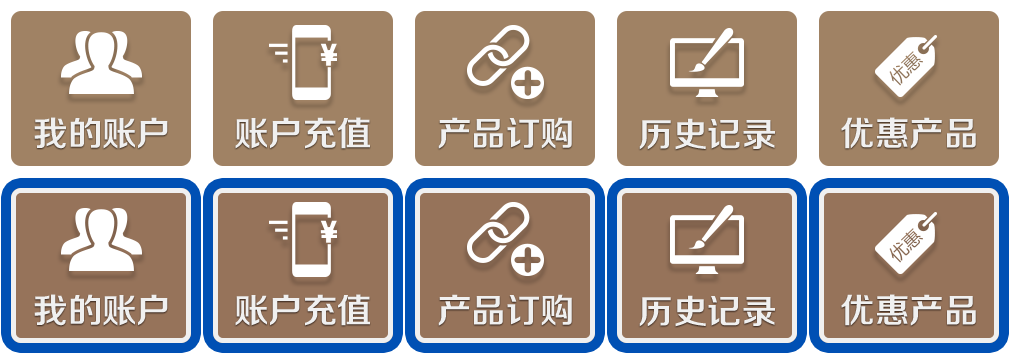
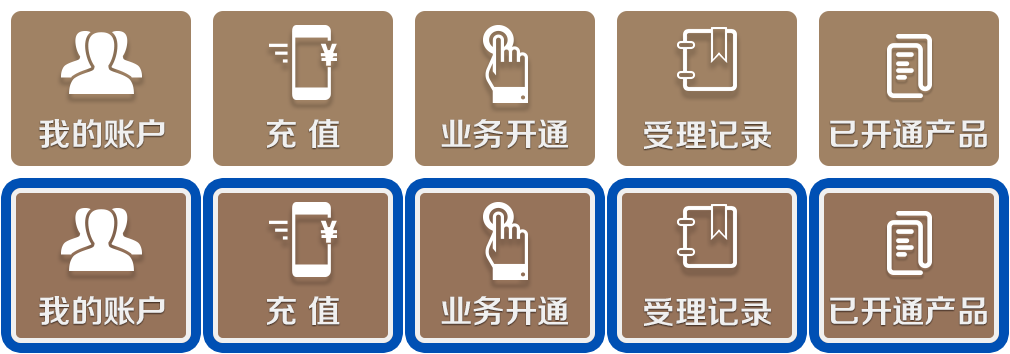
Two versions of the same layered image (1010×354). Layer-by-layer changes:
renamed "图层 8" to "图层 7", moved it above "图层 8", painted on it over <box>33,202,776,328</box>
renamed "图层 9" to "图层 8", moved it above "图层 9", painted on it over <box>234,25,988,328</box>
renamed "图层 10" to "图层 9", painted on it over <box>437,202,988,328</box>
added layer "图层 10" above "图层 2" over <box>638,204,776,328</box>
renamed "图层 3" to "图层 2", moved it above "图层 3", painted on it over <box>234,25,988,328</box>
renamed "图层 4" to "图层 3", moved it above "图层 4", painted on it over <box>33,117,371,328</box>
renamed "图层 5" to "图层 4", moved it above "图层 5", painted on it over <box>234,25,573,151</box>
renamed "图层 6" to "图层 5", moved it above "图层 6", painted on it over <box>437,25,573,328</box>
renamed "图层 7" to "图层 6", painted on it over <box>638,27,776,151</box>
renamed "图层 2" to "图层 1", painted on it over <box>33,25,988,151</box>
renamed "图层 1" to "图层 0", hid it, painted on it over <box>33,25,988,328</box>
